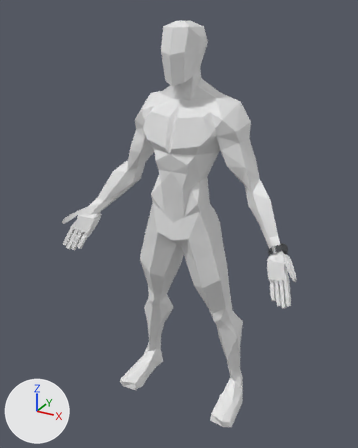
Two versions of the Blender file promo/models/v5_with_watch.blend, one commit apart.
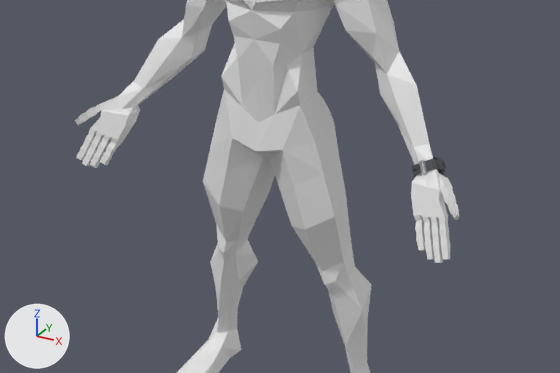
Each version appears first whole from a 50 mm camera at (0.935, -1.846, 1.787) aimed at (-0.024, -0.102, 0.915), and next in a close-up on the part from 4% to 100% of the width and 33% to 84% of the height. Every picture has the same lights, and +X, +Y and +Z are marked at lower left. The older version's two pictures come first.

Script lines for the objects in view, before the commit:
```python
me_v5_body = bpy.data.meshes.new('V5_Body')
me_v5_body.from_pydata(...)  # 893 vertices, 1782 faces; spans x -0.55..0.55, y -0.28..0.06, z 0.0..1.74
ob_lowpolywatch = bpy.data.objects.new('LowPolyWatch', None)
ob_lowpolywatch.location = (0.45, -0.122, 0.911)
ob_lowpolywatch.rotation_euler = (-2.006, 0.876, -0.755)  # degrees (-115, 50, -43)
ob_lowpolywatch.scale = (1.2, 1.2, 1.2)
ob_v5_body = bpy.data.objects.new('V5_Body', me_v5_body)
ob_v5_body.location = (0.0, 0.0, 0.0)
```
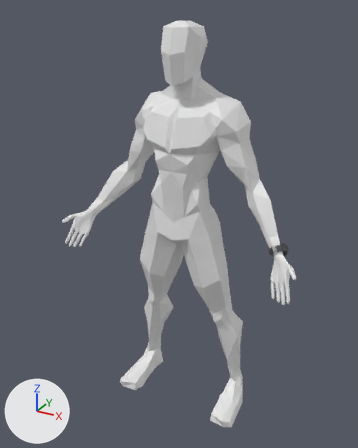
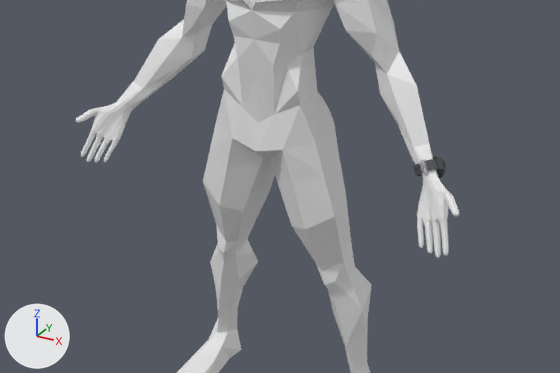
ob_lowpolywatch is not drawn itself; it is the parent of ob_watch_case, ob_watch_display, ob_watch_buttona, ob_watch_buttonb, ob_watch_strap, ob_watch_buckle.

Pixel boxes (x1, y1, x2, y2) of what changed, in the close-ups (560 x 373 px):
'Watch_Strap', moved: before (412, 159, 444, 177); after (413, 159, 444, 176)
'Watch_Case', moved: before (433, 156, 446, 175); after (432, 156, 446, 177)
'Watch_Buckle', moved: before (419, 160, 428, 174); after (420, 159, 429, 174)
part 1 of me_v5_body, cut back: before (399, 127, 459, 263); after (399, 127, 459, 258)
part 2 of me_v5_body, cut back: before (75, 79, 167, 168); after (75, 76, 175, 162)

What changed in the scene script:
```text
Change me_v5_body:
    used by ob_v5_body; location = (0.0, 0.0, 0.0)
    remove me_v5_body.from_pydata(...)  # 893 vertices, 1782 faces; spans x -0.55..0.55, y -0.28..0.06, z 0.0..1.74
    add me_v5_body.from_pydata(...)  # 1401 vertices, 1964 faces; spans x -0.55..0.55, y -0.28..0.06, z 0.0..1.74
    me_v5_body part 1: 27 vertices moved from x 0.45..0.55, y -0.28..-0.22, z 0.75..0.89 to x 0.45..0.55, y -0.28..-0.22, z 0.76..0.89; 135 vertices removed from x 0.41..0.55, y -0.28..-0.14, z 0.74..0.94; 389 vertices added at x 0.39..0.55, y -0.28..-0.11, z 0.76..0.97
    me_v5_body part 2: 27 vertices moved from x -0.55..-0.45, y -0.28..-0.22, z 0.75..0.89 to x -0.55..-0.45, y -0.28..-0.22, z 0.76..0.89; 135 vertices removed from x -0.55..-0.41, y -0.28..-0.14, z 0.74..0.94; 389 vertices added at x -0.55..-0.39, y -0.28..-0.11, z 0.76..0.97
Change ob_lowpolywatch:
    ob_lowpolywatch.location: (0.45, -0.122, 0.911) -> (0.452, -0.126, 0.914)
```
